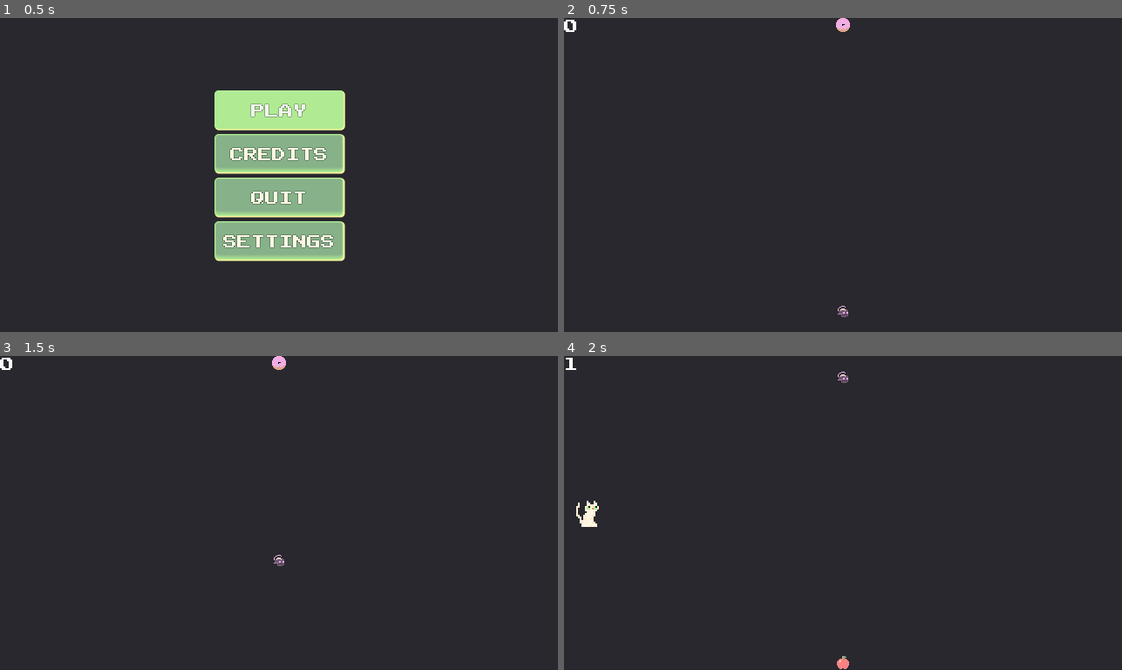
Above: before the commit, frames 1-4 (two rows, left to right).
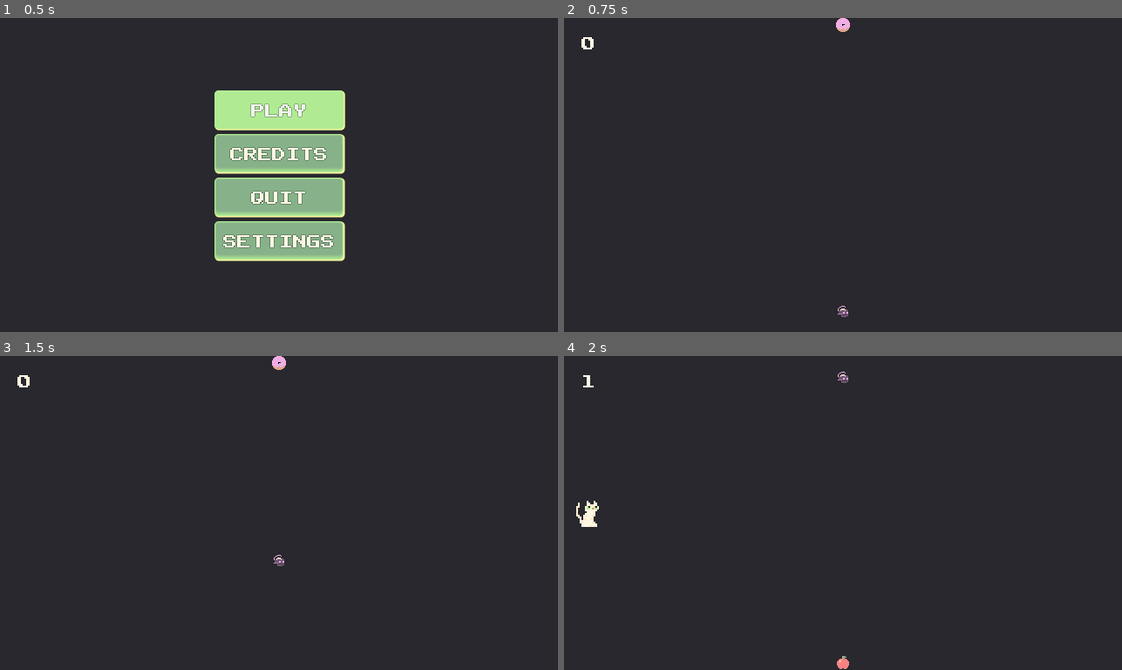
Above: after the commit, the same moments.

Repository: SpoopCats/FiniteStateMachine
Game: Godot game, scene res://scenes/UI/start_menu/start_menu.tscn
The game is run twice, just before and just after one commit, with the same random seed, the same clock (stepped at 60 frames per second) and the same inputs.
Inputs:
- Up to frame 1 (0.5 s): no input
- Up to frame 2 (0.75 s): click "PLAY" at 0.5 s
- Up to frame 3 (1.5 s): tap Enter (ui_accept) at 1.25 s
- Up to frame 4 (2 s): tap Enter (ui_accept) at 1.52 s

Frame 1 is identical in both runs. In frame 2, 0.1% of the frame differs, in the area x 0-6%, y 0-10%; in frame 3, 0.1%; in frame 4, less than 0.1%.

Commit message:
Update score_counter.tscn
Added control node and margin container to the score counter in order to have more control over it's positioning on the screen.

Diff:
--- a/scenes/UI/score_display/score_counter.tscn
+++ b/scenes/UI/score_display/score_counter.tscn
@@ -3,9 +3,26 @@
 [ext_resource type="FontFile" uid="uid://420mvaqtu2k0" path="res://fonts/pixel_font.ttf" id="1_ui4kh"]
 [ext_resource type="Script" path="res://scenes/UI/score_display/score_counter.gd" id="1_ul7em"]
 
-[node name="ScoreCounter" type="Label"]
+[node name="Control" type="Control"]
+layout_mode = 3
+anchors_preset = 15
+anchor_right = 1.0
+anchor_bottom = 1.0
+grow_horizontal = 2
+grow_vertical = 2
+
+[node name="MarginContainer" type="MarginContainer" parent="."]
+layout_mode = 0
 offset_right = 40.0
-offset_bottom = 23.0
+offset_bottom = 40.0
+theme_override_constants/margin_left = 20
+theme_override_constants/margin_top = 20
+theme_override_constants/margin_right = 20
+theme_override_constants/margin_bottom = 20
+
+[node name="ScoreCounter" type="Label" parent="MarginContainer"]
+layout_mode = 2
+theme_override_colors/font_color = Color(1, 0.968627, 0.894118, 1)
 theme_override_fonts/font = ExtResource("1_ui4kh")
 text = "0"
 script = ExtResource("1_ul7em")
